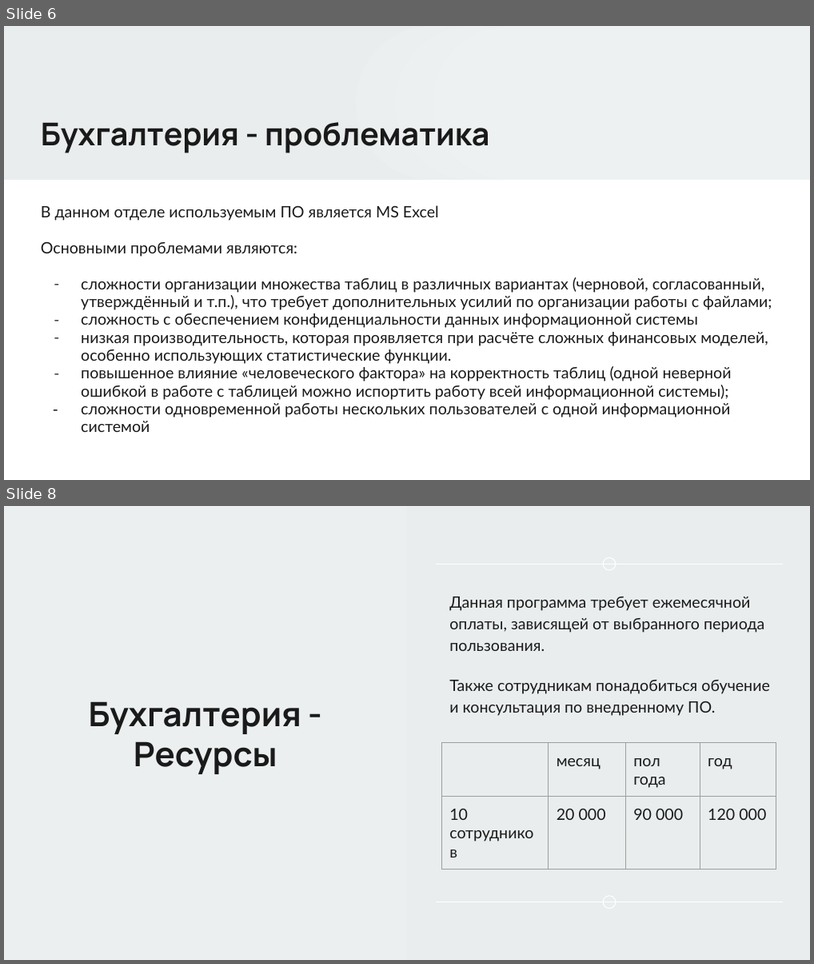
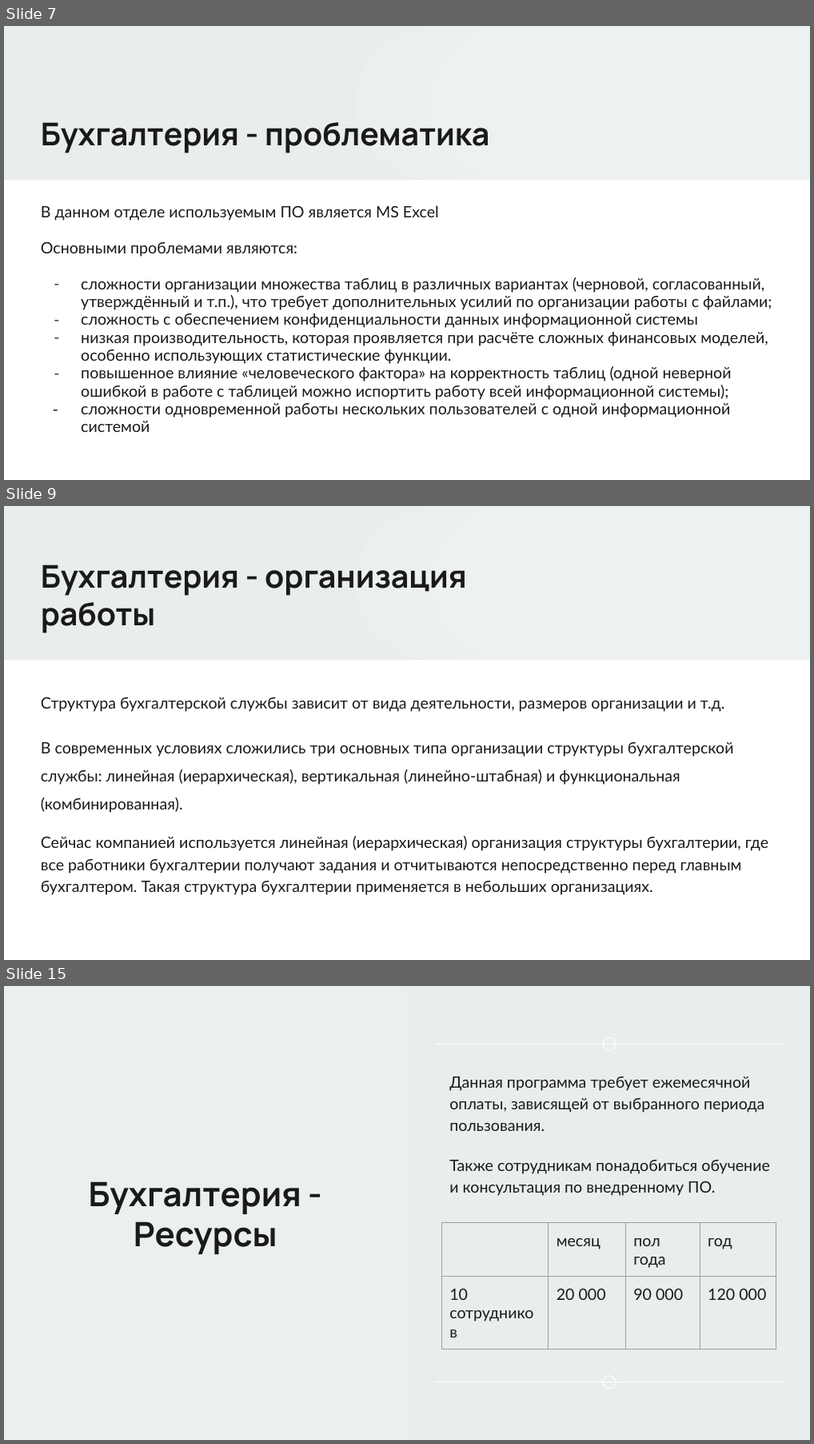
Before and after one commit to Kolonin-Gleb-Studying/SIT, a slide deck: Отчёт об эффективности СИТ студенты/София.pptx. Shown one above the other, each under a label of ours: slides 6 and 8 before the commit, slides 7, 9 and 15 after it; the slides between them are not shown. The pictures are 814x964 and 814x1444 pixels, drawn with LibreOffice and Linux fonts; fonts in the diff are those of the drawing. Boxes give left, top, right and bottom in pixels: in the first picture for what was removed or moved away, otherwise in the second. Text is boxed around its words. In the diff, an @@ line names an element or a change of style, - is before the commit and + after.

```diff
--- a/Отчёт об эффективности СИТ студенты/София.pptx
+++ b/Отчёт об эффективности СИТ студенты/София.pptx
@@ slide 9 added at (4, 506, 810, 960), background #FFFFFF; not listed: 8 template elements that a slide beside it also shows @@
@@ title added at (41, 564, 467, 633), 28 pt, text #1A1A1A, bold @@
+Бухгалтерия - организация работы
@@ text added at (41, 696, 769, 895), 14 pt, text #1A1A1A @@
+Структура бухгалтерской службы зависит от вида деятельности, размеров организации и т.д.
+В современных условиях сложились три основных типа организации структуры бухгалтерской службы: линейная (иерархическая), вертикальная (линейно-штабная) и функциональная (комбинированная).
+Сейчас компанией используется линейная (иерархическая) организация структуры бухгалтерии, где все работники бухгалтерии получают задания и отчитываются непосредственно перед главным бухгалтером. Такая структура бухгалтерии применяется в небольших организациях.
@@ what was slide 6 is now slide 7 @@
@@ what was slide 8 is now slide 15 @@
```
Also in this commit, not shown: 4 slides changed, 22 other slides added, 1 slide removed, 3 other files.
